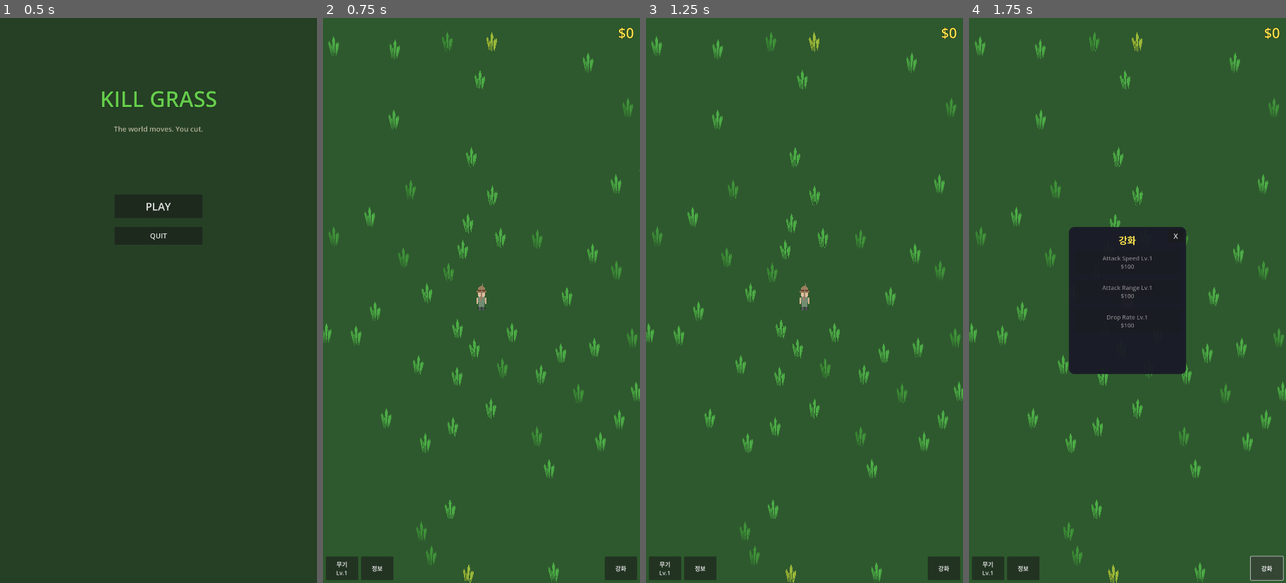
Above: before the commit, frames 1-4 (left to right).
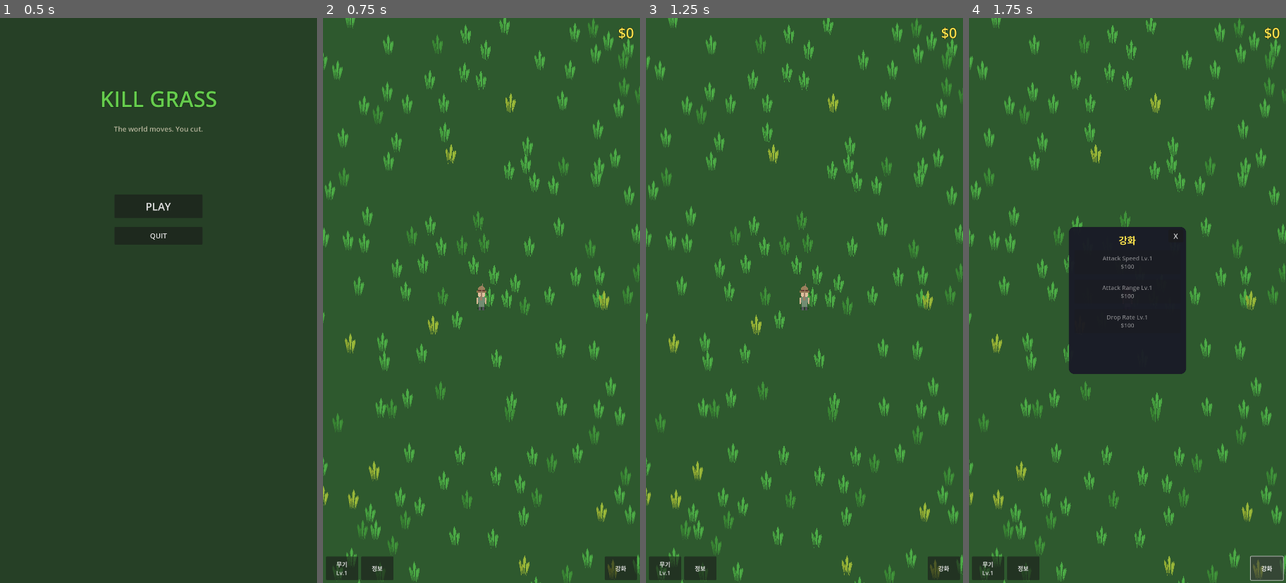
Above: after the commit, the same moments.

Repository: yellyB/game-kill_grass
Game: Godot game, scene res://scenes/ui/main_menu.tscn
Two runs of this game, one before a commit and one after it. Both use one fixed random seed, a clock stepped at 60 frames per second and the inputs below.
Inputs:
- Up to frame 1 (0.5 s): no input
- Up to frame 2 (0.75 s): click "PLAY" at 0.5 s
- Up to frame 3 (1.25 s): no input
- Up to frame 4 (1.75 s): click "강화" at 1.25 s

Frame 1 is identical in both runs. In frame 2, 9.2% of the frame differs, in the area x 0-100%, y 0-100%; in frame 3, 9.1%; in frame 4, 8.0%.

Commit message:
Add infinite map and coin drop system
- Implement chunk-based infinite grass generation
- Load/unload chunks based on player position for optimization
- Add coin drops when grass is cut (instead of direct money)
- Coins have magnet effect and collect when player is near
- Coins stay at world position where grass was cut
- Infinite scrolling background follows player

Co-Authored-By: Claude Opus 4.5 <noreply@anthropic.com>

Diff:
--- a/scenes/core/main.tscn
+++ b/scenes/core/main.tscn
@@ -41,8 +41,9 @@
 [node name="GrassSpawner" type="Node2D" parent="WorldRoot"]
 script = ExtResource("3_spawner")
 grass_scene = ExtResource("4_grass")
-spawn_radius = 1500.0
-grass_count = 120
+chunk_size = 400.0
+render_distance = 4
+grass_per_chunk = 10
 
 [node name="Player" type="CharacterBody2D" parent="." groups=["player"]]
 collision_layer = 1
--- /dev/null
+++ b/scenes/world/coin.tscn
@@ -0,0 +1,25 @@
+[gd_scene load_steps=3 format=3 uid="uid://ccoin123"]
+
+[ext_resource type="Script" path="res://scripts/coin.gd" id="1_coin"]
+
+[sub_resource type="CircleShape2D" id="CircleShape2D_coin"]
+radius = 15.0
+
+[node name="Coin" type="Area2D"]
+collision_layer = 4
+collision_mask = 0
+script = ExtResource("1_coin")
+
+[node name="Visual" type="Node2D" parent="."]
+
+[node name="CoinBody" type="Polygon2D" parent="Visual"]
+color = Color(1, 0.85, 0, 1)
+polygon = PackedVector2Array(-10, -5, -8, -9, -3, -11, 3, -11, 8, -9, 10, -5, 10, 5, 8, 9, 3, 11, -3, 11, -8, 9, -10, 5)
+
+[node name="CoinShine" type="Polygon2D" parent="Visual"]
+position = Vector2(-3, -3)
+color = Color(1, 1, 0.8, 0.6)
+polygon = PackedVector2Array(-2, -1, 0, -3, 2, -1, 0, 3)
+
+[node name="CollisionShape2D" type="CollisionShape2D" parent="."]
+shape = SubResource("CircleShape2D_coin")
--- /dev/null
+++ b/scripts/coin.gd
@@ -0,0 +1,108 @@
+extends Area2D
+
+@export var value: int = 1
+@export var magnet_speed: float = 600.0
+@export var pickup_delay: float = 0.3
+
+var player: Node2D = null
+var can_pickup: bool = false
+var is_being_collected: bool = false
+var velocity: Vector2 = Vector2.ZERO
+
+@onready var visual: Node2D = $Visual
+@onready var collision: CollisionShape2D = $CollisionShape2D
+
+func _ready() -> void:
+	add_to_group("coins")
+
+	# Find player
+	player = get_tree().get_first_node_in_group("player")
+
+	# Spawn animation - pop out
+	spawn_animation()
+
+	# Enable pickup after delay
+	await get_tree().create_timer(pickup_delay).timeout
+	can_pickup = true
+
+func _process(delta: float) -> void:
+	if not can_pickup or not player:
+		return
+
+	# Convert player position to local coordinate space (WorldRoot)
+	var player_local_pos = get_parent().to_local(player.global_position)
+	var distance_to_player = position.distance_to(player_local_pos)
+	var magnet_range = 150.0  # Range at which coins are attracted
+
+	if distance_to_player < magnet_range or is_being_collected:
+		is_being_collected = true
+		# Move towards player
+		var direction = (player_local_pos - position).normalized()
+		var speed = magnet_speed * (1.0 + (magnet_range - min(distance_to_player, magnet_range)) / magnet_range)
+		position += direction * speed * delta
+
+		# Pickup when close enough
+		if distance_to_player < 30.0:
+			collect()
+
+	# Bobbing animation
+	if visual:
+		visual.position.y = sin(Time.get_ticks_msec() * 0.008) * 3.0
+
+func spawn_animation() -> void:
+	# Random pop direction
+	var pop_direction = Vector2(randf_range(-1, 1), randf_range(-1, -0.5)).normalized()
+	var pop_distance = randf_range(30, 60)
+
+	var start_pos = position
+	var peak_pos = start_pos + pop_direction * pop_distance
+
+	# Scale pop
+	if visual:
+		visual.scale = Vector2(0.3, 0.3)
+
+	var tween = create_tween()
+	tween.set_parallel(true)
+	tween.tween_property(self, "position", peak_pos, 0.15).set_ease(Tween.EASE_OUT)
+	if visual:
+		tween.tween_property(visual, "scale", Vector2(1.2, 1.2), 0.1).set_ease(Tween.EASE_OUT)
+
+	await tween.finished
+
+	if visual:
+		var tween2 = create_tween()
+		tween2.tween_property(visual, "scale", Vector2(1.0, 1.0), 0.1)
+
+func collect() -> void:
+	GameManager.add_money(value)
+
+	# Collect effect
+	if visual:
+		var tween = create_tween()
+		tween.set_parallel(true)
+		tween.tween_property(visual, "scale", Vector2(1.5, 1.5), 0.1)
+		tween.tween_property(visual, "modulate:a", 0.0, 0.1)
+		await tween.finished
+
+	queue_free()
+
+func set_value(new_value: int) -> void:
+	value = new_value
+	update_visual()
+
+func update_visual() -> void:
+	if not visual:
+		return
+
+	# Color based on value
+	var coin_color: Color
+	if value >= 15:
+		coin_color = Color(1.0, 0.85, 0.0)  # Gold
+	elif value >= 5:
+		coin_color = Color(0.75, 0.75, 0.8)  # Silver
+	else:
+		coin_color = Color(0.8, 0.5, 0.2)  # Bronze
+
+	for child in visual.get_children():
+		if child is Polygon2D:
+			child.color = coin_color
--- a/scripts/grass.gd
+++ b/scripts/grass.gd
@@ -3,6 +3,8 @@
 signal grass_cut(grass: Node2D, value: int)
 
 @export var grass_data: GrassData
+
+const CoinScene = preload("res://scenes/world/coin.tscn")
 
 @onready var grass_visual: Node2D = $GrassVisual
 @onready var collision: CollisionShape2D = $CollisionShape2D
@@ -69,7 +71,7 @@
 
 	var drop_value = calculate_drop()
 	if drop_value > 0:
-		GameManager.add_money(drop_value)
+		spawn_coin(drop_value)
 
 	GameManager.add_combo()
 	apply_hitstop()
@@ -104,6 +106,16 @@
 		if randf() > 0.8:
 			return 0
 		return int(randi_range(1, 5) * drop_multiplier)
+
+func spawn_coin(value: int) -> void:
+	var coin = CoinScene.instantiate()
+	# Store spawn position before adding to tree
+	var spawn_pos = position + get_parent().position  # grass position + GrassSpawner position
+	coin.position = spawn_pos
+	coin.set_value(value)
+	# Add to WorldRoot so it moves with the world
+	var world_root = get_parent().get_parent()  # GrassSpawner -> WorldRoot
+	world_root.add_child(coin)
 
 func play_cut_effect() -> void:
 	if particles:
--- a/scripts/grass_spawner.gd
+++ b/scripts/grass_spawner.gd
@@ -1,18 +1,137 @@
 extends Node2D
 
 @export var grass_scene: PackedScene
-@export var spawn_radius: float = 1500.0
-@export var grass_count: int = 100
-@export var min_spacing: float = 80.0
+@export var chunk_size: float = 400.0  # Size of each chunk
+@export var render_distance: int = 3    # How many chunks to render around player
+@export var grass_per_chunk: int = 8    # Grass count per chunk
+@export var min_spacing: float = 60.0
 
 var grass_data_list: Array[GrassData] = []
+var loaded_chunks: Dictionary = {}  # Key: Vector2i (chunk coord), Value: Array of grass nodes
+var player: Node2D = null
 
 func _ready() -> void:
 	load_grass_data()
-	spawn_initial_grass()
+	# Find player after scene is ready
+	call_deferred("find_player")
+
+func find_player() -> void:
+	player = get_tree().get_first_node_in_group("player")
+	if player:
+		update_chunks()
+
+func _process(_delta: float) -> void:
+	if player:
+		update_chunks()
+
+func get_chunk_coord(world_pos: Vector2) -> Vector2i:
+	return Vector2i(
+		floori(world_pos.x / chunk_size),
+		floori(world_pos.y / chunk_size)
+	)
+
+func update_chunks() -> void:
+	if not player:
+		return
+
+	var player_chunk = get_chunk_coord(player.global_position)
+	var chunks_to_load: Array[Vector2i] = []
+	var chunks_to_keep: Dictionary = {}
+
+	# Determine which chunks should be loaded
+	for x in range(-render_distance, render_distance + 1):
+		for y in range(-render_distance, render_distance + 1):
+			var chunk_coord = Vector2i(player_chunk.x + x, player_chunk.y + y)
+			chunks_to_keep[chunk_coord] = true
+			if not loaded_chunks.has(chunk_coord):
+				chunks_to_load.append(chunk_coord)
+
+	# Unload distant chunks
+	var chunks_to_unload: Array[Vector2i] = []
+	for chunk_coord in loaded_chunks.keys():
+		if not chunks_to_keep.has(chunk_coord):
+			chunks_to_unload.append(chunk_coord)
+
+	for chunk_coord in chunks_to_unload:
+		unload_chunk(chunk_coord)
+
+	# Load new chunks
+	for chunk_coord in chunks_to_load:
+		load_chunk(chunk_coord)
+
+func load_chunk(chunk_coord: Vector2i) -> void:
+	if loaded_chunks.has(chunk_coord):
+		return
+
+	var grass_list: Array[Node] = []
+	var chunk_origin = Vector2(chunk_coord.x * chunk_size, chunk_coord.y * chunk_size)
+	var spawned_positions: Array[Vector2] = []
+
+	# Use chunk coordinate as seed for consistent generation
+	var rng = RandomNumberGenerator.new()
+	rng.seed = hash(chunk_coord)
+
+	for i in grass_per_chunk:
+		var pos = get_random_position_in_chunk(chunk_origin, spawned_positions, rng)
+		if pos != Vector2.INF:
+			var grass = spawn_grass_at(pos, rng)
+			if grass:
+				grass_list.append(grass)
+				spawned_positions.append(pos)
+
+	loaded_chunks[chunk_coord] = grass_list
+
+func unload_chunk(chunk_coord: Vector2i) -> void:
+	if not loaded_chunks.has(chunk_coord):
+		return
+
+	var grass_list = loaded_chunks[chunk_coord]
+	for grass in grass_list:
+		if is_instance_valid(grass):
+			grass.queue_free()
+
+	loaded_chunks.erase(chunk_coord)
+
+func get_random_position_in_chunk(chunk_origin: Vector2, existing: Array[Vector2], rng: RandomNumberGenerator) -> Vector2:
+	var max_attempts = 20
+
+	for _attempt in max_attempts:
+		var pos = Vector2(
+			chunk_origin.x + rng.randf() * chunk_size,
+			chunk_origin.y + rng.randf() * chunk_size
+		)
+
+		var valid = true
+		for existing_pos in existing:
+			if pos.distance_to(existing_pos) < min_spacing:
+				valid = false
+				break
+
+		if valid:
+			return pos
+
+	return Vector2.INF
+
+func spawn_grass_at(pos: Vector2, rng: RandomNumberGenerator) -> Node:
+	if not grass_scene:
+		return null
+
+	var grass = grass_scene.instantiate()
+	grass.position = pos
+
+	# Assign random grass type with weighted probability
+	var roll = rng.randf()
+	if roll < 0.7:  # 70% normal
+		grass.grass_data = grass_data_list[0]
+	elif roll < 0.95:  # 25% tough
+		grass.grass_data = grass_data_list[1]
+	else:  # 5% golden
+		grass.grass_data = grass_data_list[2]
+
+	add_child(grass)
+	return grass
 
 func load_grass_data() -> void:
-	# Create grass types programmatically for MVP
 	var normal_grass = GrassData.new()
 	normal_grass.grass_name = "Normal Grass"
 	normal_grass.max_health = 1
@@ -46,50 +165,3 @@
 	grass_data_list.append(normal_grass)
 	grass_data_list.append(tough_grass)
 	grass_data_list.append(golden_grass)
-
-func spawn_initial_grass() -> void:
-	if not grass_scene:
-		push_error("Grass scene not assigned!")
-		return
-
-	var spawned_positions: Array[Vector2] = []
-
-	for i in grass_count:
-		var pos = get_random_position(spawned_positions)
-		if pos != Vector2.INF:
-			spawn_grass_at(pos)
-			spawned_positions.append(pos)
-
-func get_random_position(existing: Array[Vector2]) -> Vector2:
-	var max_attempts = 30
-
-	for _attempt in max_attempts:
-		var angle = randf() * TAU
-		var distance = randf_range(100, spawn_radius)
-		var pos = Vector2(cos(angle), sin(angle)) * distance
-
-		var valid = true
-		for existing_pos in existing:
-			if pos.distance_to(existing_pos) < min_spacing:
-				valid = false
-				break
-
-		if valid:
-			return pos
-
-	return Vector2.INF
-
-func spawn_grass_at(pos: Vector2) -> void:
-	var grass = grass_scene.instantiate()
-	grass.position = pos
-
-	# Assign random grass type with weighted probability
-	var roll = randf()
-	if roll < 0.7:  # 70% normal
-		grass.grass_data = grass_data_list[0]
-	elif roll < 0.95:  # 25% tough
-		grass.grass_data = grass_data_list[1]
-	else:  # 5% golden
-		grass.grass_data = grass_data_list[2]
-
-	add_child(grass)
--- a/scripts/world_root.gd
+++ b/scripts/world_root.gd
@@ -3,11 +3,13 @@
 @export var move_speed: float = 300.0
 
 var player: CharacterBody2D = null
+var background: ColorRect = null
 
 func _ready() -> void:
 	# Find player in the scene
 	await get_tree().process_frame
 	player = get_tree().get_first_node_in_group("player")
+	background = $Background
 	if player:
 		player.input_direction_changed.connect(_on_player_input_changed)
 
@@ -20,3 +22,9 @@
 	if current_direction != Vector2.ZERO:
 		# Move world in opposite direction of input
 		position -= current_direction * move_speed * delta
+
+	# Keep background centered on world origin (follows camera view)
+	if background and player:
+		# Background should stay at the inverse of world position
+		# so it appears stationary relative to the camera
+		background.position = -position + Vector2(-3000, -3000)
